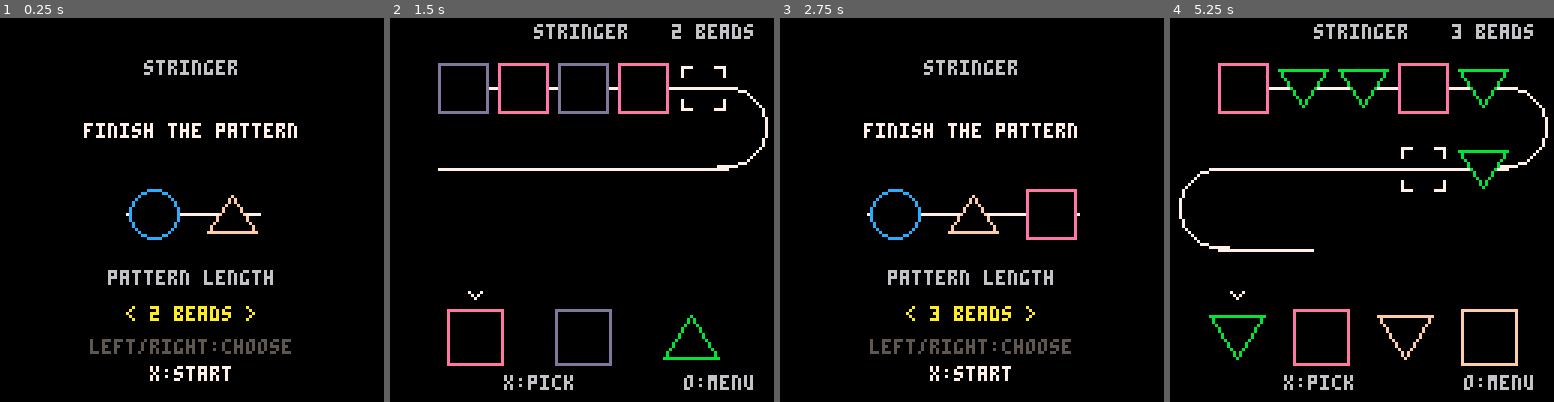
Above: before the commit, frames 1-4 (left to right).
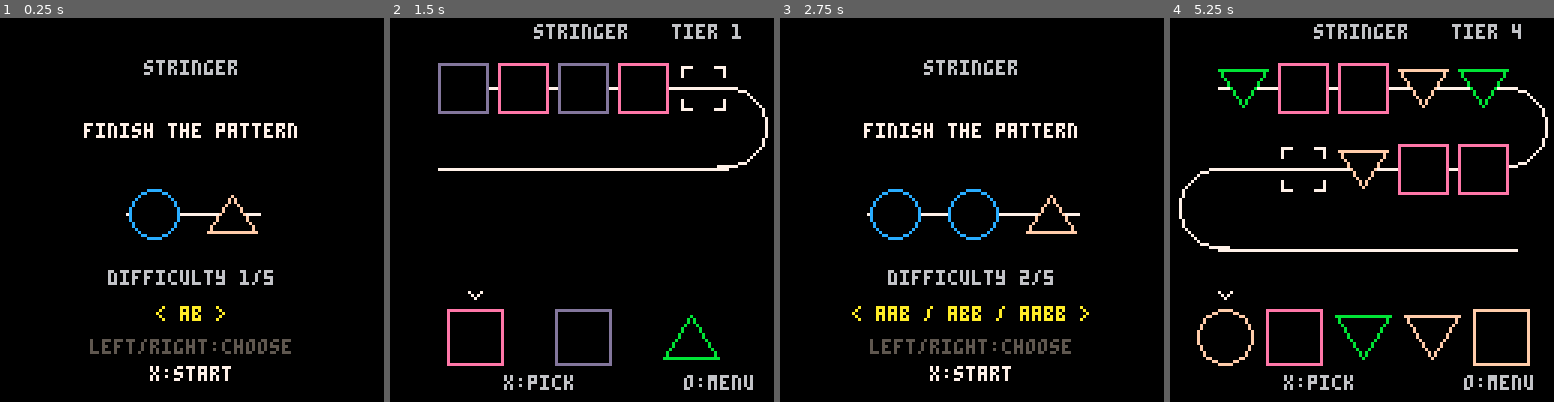
Above: after the commit, the same moments.

Repository: 0xDC0DE/fantasy-console-games
Game: PICO-8 cartridge Stringer/Stringer.p8
Two runs of this game, one before a commit and one after it. Both use one fixed random seed, a clock stepped at 60 frames per second and the inputs below.
Inputs:
- Up to frame 1 (0.25 s): no input
- Up to frame 2 (1.5 s): tap X (X key) at 0.33, 1.07 s; tap O (Z key) at 0.7 s
- Up to frame 3 (2.75 s): hold Right 1.6-2.1 s; tap O (Z key) at 1.7, 2.1, 2.5 s; tap X (X key) at 1.85 s; hold Right from 2.47 s (still down)
- Up to frame 4 (5.25 s): tap O (Z key) every 0.4 s from 2.9 to 4.9 s; tap X (X key) at 2.97, 4.08, 5.2 s; release Right at 3.03 s; hold Left 3.08-3.58 s; hold Right 4.02-4.68 s; hold Left from 5.08 s (still down)

The runs differ from the first frame. In frame 1, 1.0% of the frame differs, in the area x 28-72%, y 65-79%; in frame 2, 0.3%; in frame 3, 2.7%; in frame 4, 7.6%, in the area x 7-95%, y 1-91%.

Commit message:
Stringer difficulty tiers update

Diff:
--- a/Stringer/Stringer.p8
+++ b/Stringer/Stringer.p8
@@ -29,18 +29,21 @@
  return false
 end
 
-function short_cycle(t)
- for period=1,#t-1 do
-  if #t%period==0 then
-   local same=true
-   for i=period+1,#t do
-    if t[i]!=t[(i-1)%period+1] then same=false end
-   end
-   if same then return true end
-  end
- end
- return false
-end
+patterns={
+ {"12"},
+ {"112","122","1122"},
+ {"123"},
+ {"1123","1223","1233"},
+ {"1234"}
+}
+
+pattern_labels={
+ "ab",
+ "aab / abb / aabb",
+ "abc",
+ "aabc / abbc / abcc",
+ "abcd"
+}
 
 function make_puzzle()
  local palette={11,12,13,14,15}
@@ -52,21 +55,16 @@
  end
  shuffle(pool)
  beads={}
- local repeat_bead=level>=3 and rnd(1)<0.5
- local distinct=level
- if repeat_bead then
-  distinct=level-1
-  if level==4 and rnd(1)<0.5 then distinct=2 end
- end
+ local choices=patterns[tier]
+ local template=choices[flr(rnd(#choices))+1]
+ level=#template
  local pattern={}
- repeat
-  pattern={}
-  for i=1,distinct do add(pattern,i) end
-  while #pattern<level do
-   add(pattern,flr(rnd(distinct))+1)
-  end
-  shuffle(pattern)
- until not short_cycle(pattern)
+ local distinct=0
+ for i=1,level do
+  local index=tonum(sub(template,i,i))
+  add(pattern,index)
+  distinct=max(distinct,index)
+ end
  for i=1,distinct do
   add(beads,pool[i])
  end
@@ -99,19 +97,19 @@
 
 function _init()
  state="menu"
- level=2
+ tier=1
  coins=0
  last_signature=""
 end
 
 function _update60()
  if state=="menu" then
-  if btnp(0) and level>2 then
-   level-=1
+  if btnp(0) and tier>1 then
+   tier-=1
    sfx(3)
   end
-  if btnp(1) and level<4 then
-   level+=1
+  if btnp(1) and tier<5 then
+   tier+=1
    sfx(3)
   end
   if btnp(5) then
@@ -303,18 +301,21 @@
   center("stringer",14,6)
   center("finish the pattern",35,7)
   local preview={{1,12},{4,15},{2,14},{3,11}}
-  local left=flr(64-13*(level-1))
-  line(left-9,65,left+26*(level-1)+9,65,7)
-  for i=1,level do
-   draw_bead(preview[i],left+26*(i-1),65,8)
-  end
-  center("pattern length",84,6)
-  center("< "..level.." beads >",96,10)
+  local example=patterns[tier][1]
+  local count=#example
+  local left=flr(64-13*(count-1))
+  line(left-9,65,left+26*(count-1)+9,65,7)
+  for i=1,count do
+   local index=tonum(sub(example,i,i))
+   draw_bead(preview[index],left+26*(i-1),65,8)
+  end
+  center("difficulty "..tier.."/5",84,6)
+  center("< "..pattern_labels[tier].." >",96,10)
   center("left/right:choose",107,5)
   center("x:start",116,7)
  else
   center("stringer",2,6)
-  print(level.." beads",94,2,6)
+  print("tier "..tier,94,2,6)
   draw_string()
   draw_options()
   show_treasure(coins)
Not shown, added: Stringer/.local/b3dbd59/config.tic
Not shown, added: Stringer/.local/b3dbd59/default_lua.tic
Not shown, changed: Stringer/Stringer.tic
Not shown, changed: launchers/Play ColorMix.command
Not shown, changed: launchers/Play CountNumbers.command
Not shown, changed: launchers/Play Dragon Fury.command
Not shown, changed: launchers/Play MathSplit.command
Not shown, changed: launchers/Play MissingNumber.command
Not shown, changed: launchers/Play ShapeSum.command
Not shown, changed: launchers/Play Stringer.command
Not shown, changed: website/public/downloads/Stringer.tic
